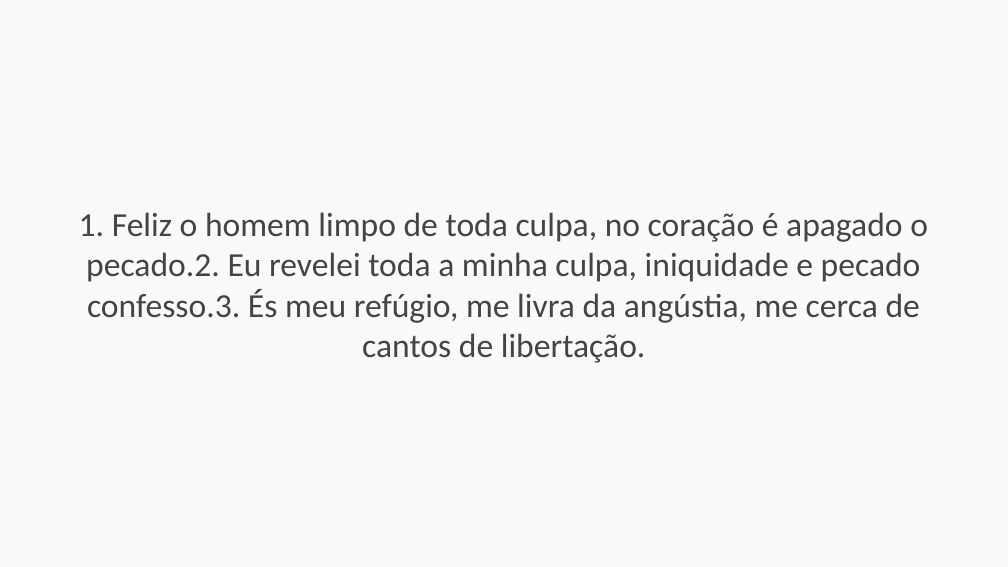
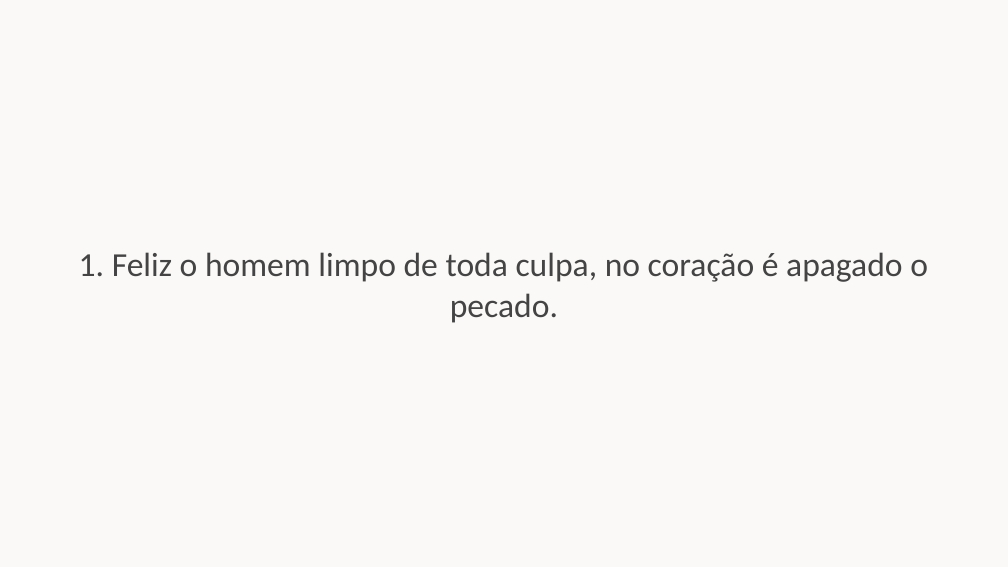
Before and after one commit to gpereira12/slides-harmonia-divina, a slide deck: slide 57 of missas/Quaresma/Cinzas.pptx (slide 46 before the commit). Drawn at 1008x567 pixels with LibreOffice and Linux fonts; fonts in the diff are those of the drawing. Boxes give left, top, right and bottom in pixels: in the first picture for what was removed or moved away, otherwise in the second. Text is boxed around its words. In the diff, an @@ line names an element or a change of style, - is before the commit and + after.

```diff
--- a/missas/Quaresma/Cinzas.pptx
+++ b/missas/Quaresma/Cinzas.pptx
@@ text at box(79, 252, 928, 323): text changed @@
-1. Feliz o homem limpo de toda culpa, no coração é apagado o pecado.2. Eu revelei toda a minha culpa, iniquidade e pecado confesso.3. És meu refúgio, me livra da angústia, me cerca de cantos de libertação.
+1. Feliz o homem limpo de toda culpa, no coração é apagado o pecado.
```
Also in this commit, not shown: 6 other slides changed, 15 slides added, 1 other file.
